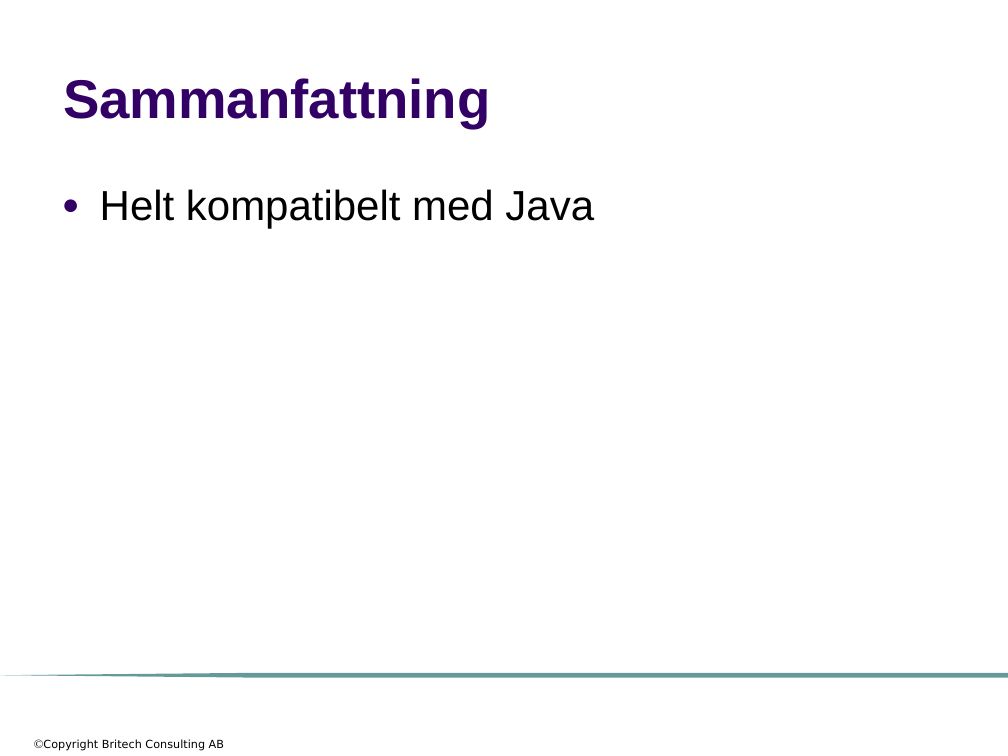
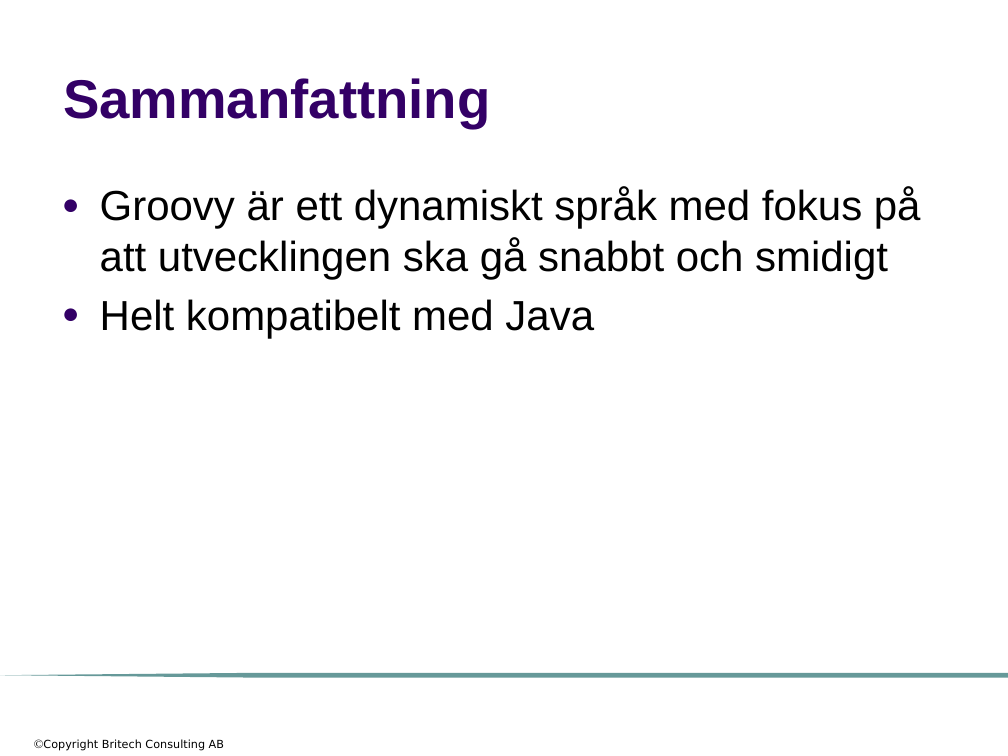
Before and after one commit to me97esn/groovyseminarium, a slide deck: slide 70 of groovyseminarie/dokument/groovyseminarium_source_w_logo.pptx (slide 69 before the commit). Drawn at 1008x756 pixels with LibreOffice and Linux fonts; fonts in the diff are those of the drawing; background and template pictures are left out. Boxes give left, top, right and bottom in pixels: in the first picture for what was removed or moved away, otherwise in the second. Text is boxed around its words. In the diff, an @@ line names an element or a change of style, - is before the commit and + after.

Commit message:
ändrat sammanfattningen

```diff
--- a/groovyseminarie/dokument/groovyseminarium_source_w_logo.pptx
+++ b/groovyseminarie/dokument/groovyseminarium_source_w_logo.pptx
@@ text at box(100, 187, 921, 279): paragraph added @@
+● Groovy är ett dynamiskt språk med fokus på att utvecklingen ska gå snabbt och smidigt
```
Also in this commit, not shown: 3 other slides changed.
